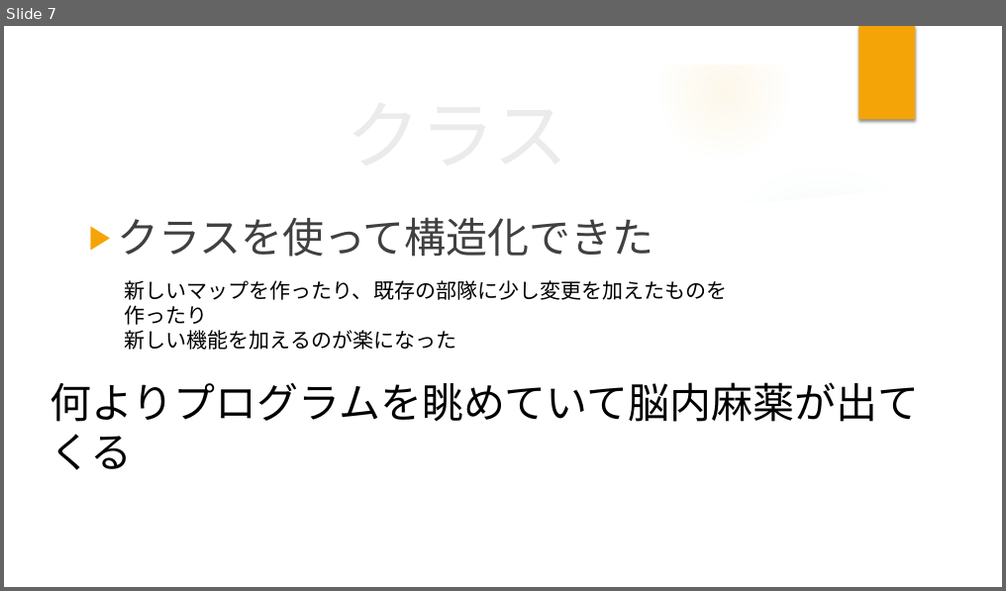
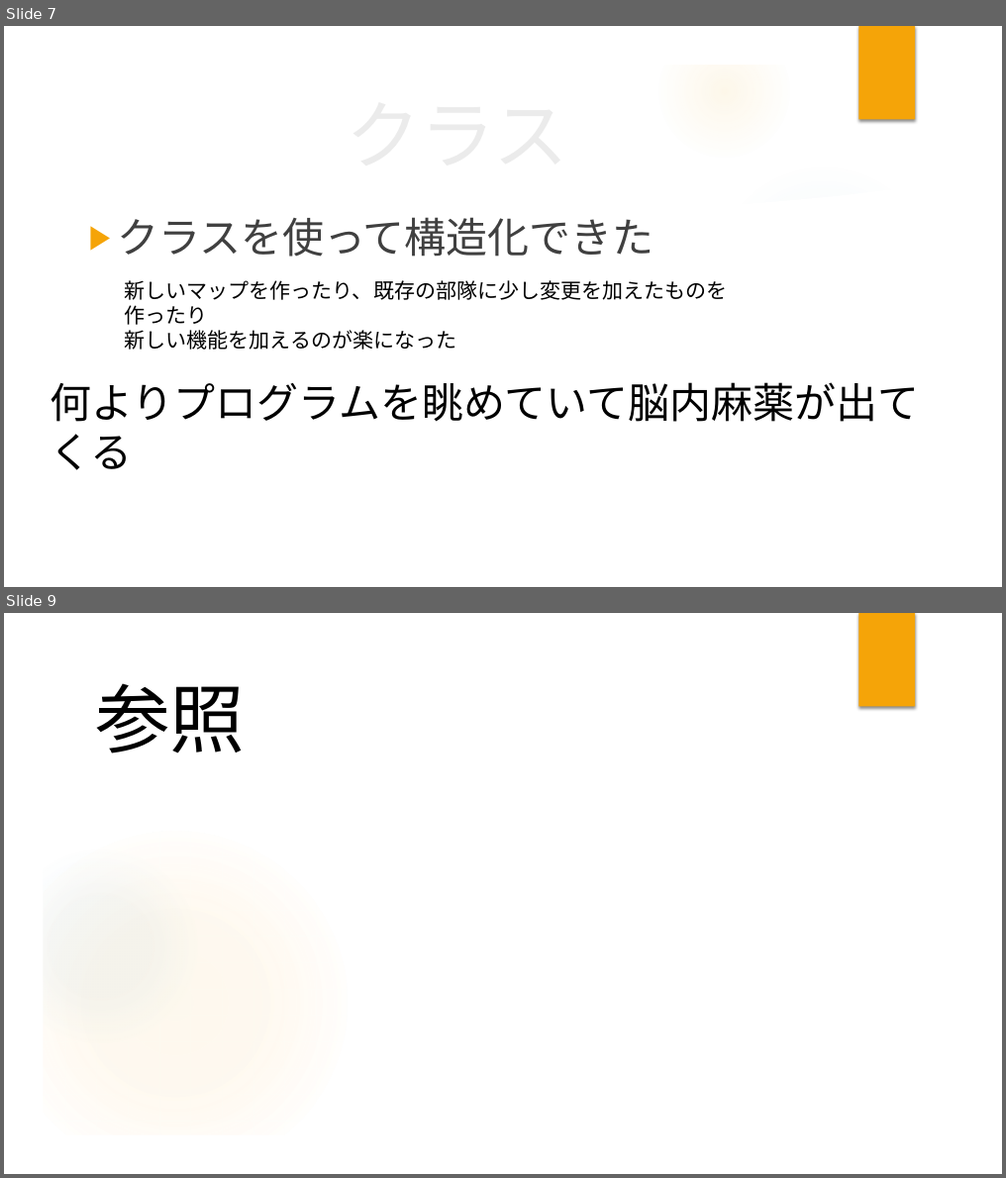
Before and after one commit to tmkttmkt/DevilTRex, a slide deck: その他/夏休みの課題のゲーム/RUZYEF_by對馬/PPPT/main.pptx. Shown one above the other, each under a label of ours: slide 7 before the commit, slides 7 and 9 after it; the slides between them are not shown. The pictures are 1006x591 and 1006x1178 pixels, drawn with LibreOffice and Linux fonts; fonts in the diff are those of the drawing; background and template pictures are left out. Boxes give left, top, right and bottom in pixels: in the first picture for what was removed or moved away, otherwise in the second. Text is boxed around its words. In the diff, an @@ line names an element or a change of style, - is before the commit and + after.

Commit message:
pp

```diff
--- a/その他/夏休みの課題のゲーム/RUZYEF_by對馬/PPPT/main.pptx
+++ b/その他/夏休みの課題のゲーム/RUZYEF_by對馬/PPPT/main.pptx
@@ slide 9 added at (x1=4, y1=613, x2=1002, y2=1174), background picture (left out); not listed: 7 template elements that a slide beside it also shows @@
@@ freeform shape added at (x1=495, y1=645, x2=552, y2=917), fill #FFFFFF at 20% opacity @@
@@ freeform shape added at (x1=511, y1=646, x2=613, y2=1141), fill #FFFFFF @@
@@ rectangle added at (x1=601, y1=646, x2=967, y2=1142), fill #FFFFFF @@
@@ text added at (x1=95, y1=683, x2=245, y2=754), 72 pt, text #000000 @@
+参照
```
Also in this commit, not shown: 5 slides changed, 1 slide removed.
